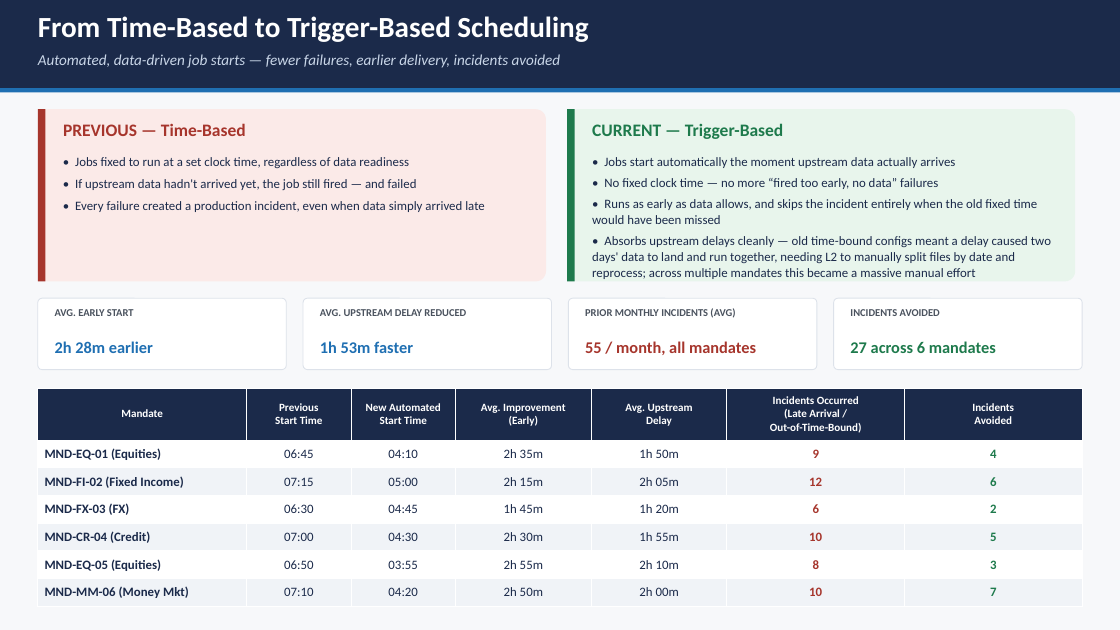
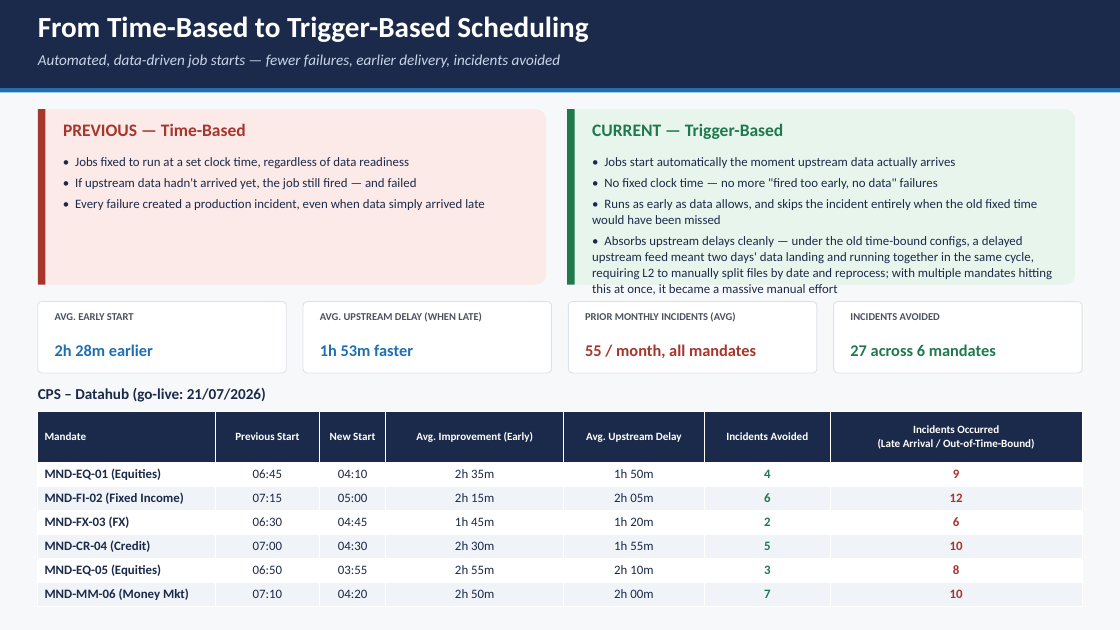
Before and after one commit to karthikkommalapati/opt, a slide deck: slide 1 of 00_arch/podman/ppt/Trigger_Based_vs_Time_Based.pptx. Drawn at 1120x630 pixels with LibreOffice and Linux fonts; fonts in the diff are those of the drawing. Boxes give left, top, right and bottom in pixels: in the first picture for what was removed or moved away, otherwise in the second. Text is boxed around its words. In the diff, an @@ line names an element or a change of style, - is before the commit and + after.

Commit message:
added ppt

```diff
--- a/00_arch/podman/ppt/Trigger_Based_vs_Time_Based.pptx
+++ b/00_arch/podman/ppt/Trigger_Based_vs_Time_Based.pptx
@@ rounded rectangle: place and size @@
-rounded rectangle at [38,109,546,281]
+rounded rectangle at [38,109,546,285]
@@ rectangle: place and size @@
-rectangle at [38,109,45,281]
+rectangle at [38,109,45,285]
@@ rounded rectangle: place and size @@
-rounded rectangle at [567,109,1075,281]
+rounded rectangle at [567,109,1075,285]
@@ rectangle: place and size @@
-rectangle at [567,109,575,281]
+rectangle at [567,109,575,285]
@@ text "• Jobs fixed to run ..." at [75,157,485,210]: less space between paragraphs @@
@@ text at [604,178,938,189]: text changed @@
-• No fixed clock time — no more “fired too early, no data” failures
+• No fixed clock time — no more "fired too early, no data" failures
@@ text at [592,236,1053,279]: text changed @@
-• Absorbs upstream delays cleanly — old time-bound configs meant a delay caused two days' data to land and run together, needing L2 to manually split files by date and reprocess; across multiple mandates this became a massive manual effort
+• Absorbs upstream delays cleanly — under the old time-bound configs, a delayed upstream feed meant two days' data landing and running together in the same cycle, requiring L2 to manually split files by date and reprocess; with multiple mandates hitting this at once, it became a massive manual effort
@@ text at [320,312,482,322]: text changed @@
-AVG. UPSTREAM DELAY REDUCED
+AVG. UPSTREAM DELAY (WHEN LATE)
@@ 4 rounded rectangles, 3 texts: place and size @@
-4 rounded rectangles, 3 texts at [38,298,1082,370]
+4 rounded rectangles, 3 texts at [38,302,1082,373]
@@ text added at [38,388,266,402], 13 pt, text #1B2A4A, bold @@
+CPS – Datahub (go-live: 21/07/2026)
@@ table at [38,412,1083,607] @@
-row 1: Mandate | Previous / Start Time | New Automated / Start Time | Avg. Improvement / (Early) | Avg. Upstream / Delay | Incidents Occurred / (Late Arrival / / Out-of-Time-Bound) | Incidents / Avoided
+row 1: Mandate | Previous Start | New Start | Avg. Improvement (Early) | Avg. Upstream Delay | Incidents Avoided | Incidents Occurred / (Late Arrival / Out-of-Time-Bound)
-row 2, column 6: 9
+row 2, column 6: 4
-row 2, column 7: 4
+row 2, column 7: 9
-row 3, column 6: 12
+row 3, column 6: 6
-row 3, column 7: 6
+row 3, column 7: 12
-row 4, column 6: 6
+row 4, column 6: 2
-row 4, column 7: 2
+row 4, column 7: 6
-row 5, column 6: 10
+row 5, column 6: 5
-row 5, column 7: 5
+row 5, column 7: 10
-row 6, column 6: 8
+row 6, column 6: 3
-row 6, column 7: 3
+row 6, column 7: 8
-row 7, column 6: 10
+row 7, column 6: 7
-row 7, column 7: 7
+row 7, column 7: 10
@@ alignment centre to left @@
@@ table: place and size @@
-table at [38,388,1082,607]
+table at [38,412,1083,607]
```
Also in this commit, not shown: 2 other files.
